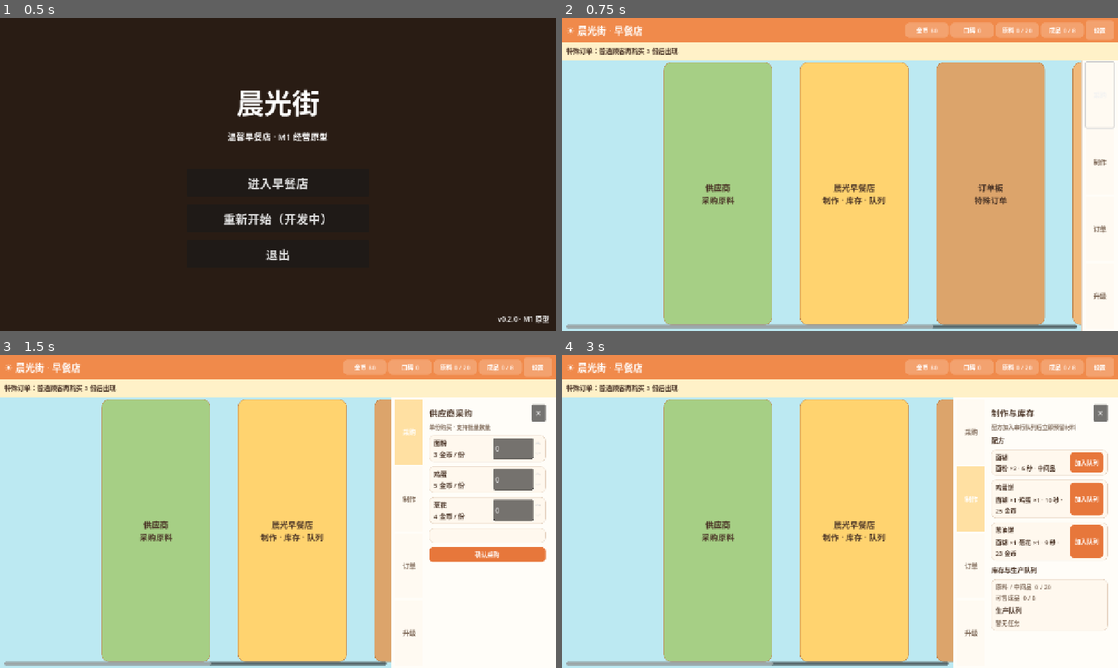
Above: before the commit, frames 1-4 (two rows, left to right).
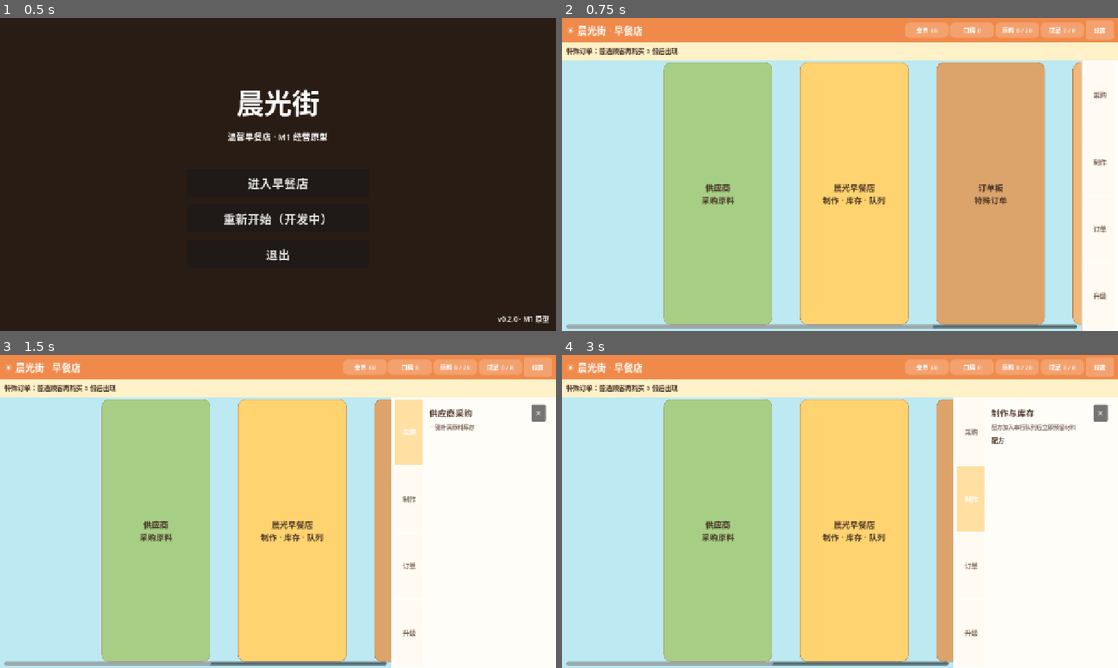
Above: after the commit, the same moments.

Repository: duchengwen1030531699-cmd/2d-game
Game: Godot game, scene res://scenes/menus/main_menu.tscn
Two runs of this game, one before a commit and one after it. Both use one fixed random seed, a clock stepped at 60 frames per second and the inputs below.
Inputs:
- Up to frame 1 (0.5 s): no input
- Up to frame 2 (0.75 s): click "进入早餐店" at 0.5 s
- Up to frame 3 (1.5 s): click "采购" at 1.25 s
- Up to frame 4 (3 s): click "采购" at 2 s; click "制作" at 2.75 s

Frame 1 is identical in both runs. In frame 2, 0.1% of the frame differs, in the area x 94-100%, y 13-36%; in frame 3, 3.4%, in the area x 77-99%, y 22-67%; in frame 4, 3.3%.
Error after the commit: Parse Error: Cannot infer the type of "cost" variable because the value doesn't have a set type. (res://scripts/autoload/game_manager.gd:88)

Commit message:
refactor(m1): simplify purchase to one-click batch fill

Diff:
--- a/scripts/autoload/catalog.gd
+++ b/scripts/autoload/catalog.gd
@@ -5,6 +5,7 @@
 const ORDER_UNLOCK_SALES := 3
 const ORDER_DURATION := 120.0
 const ORDER_REFRESH_DELAY := 90.0
+const PURCHASE_BATCH := 10
 
 const INGREDIENTS := {
 	"flour": {"name": "面粉", "price": 3},
--- a/scripts/autoload/game_manager.gd
+++ b/scripts/autoload/game_manager.gd
@@ -51,6 +51,8 @@
 
 
 func purchase(items: Dictionary) -> bool:
+	if items.is_empty():
+		return _fail("请先选择需要采购的原料")
 	var total_cost := 0
 	var total_quantity := 0
 	for item_id in items:
@@ -70,6 +72,33 @@
 	_state["coins"] -= total_cost
 	_commit("采购完成，原料已进入库存")
 	return true
+
+
+func purchase_batch() -> bool:
+	var to_buy := {}
+	var total_cost := 0
+	for item_id in Catalog.INGREDIENTS:
+		var current := int(_state["stock"].get(item_id, 0))
+		var capacity := Catalog.material_capacity(_state)
+		var space := capacity - _material_count()
+		if space <= 0:
+			continue
+		var batch := min(Catalog.PURCHASE_BATCH, space)
+		var price := int(Catalog.INGREDIENTS[item_id]["price"])
+		var cost := price * batch
+		if cost > int(_state["coins"]):
+			var affordable := int(_state["coins"]) / price
+			if affordable <= 0:
+				continue
+			batch = affordable
+			cost = price * batch
+		if batch <= 0:
+			continue
+		to_buy[item_id] = batch
+		total_cost += cost
+	if to_buy.is_empty():
+		return _fail("金币不足或库存已满")
+	return purchase(to_buy)
 
 
 func enqueue_recipe(recipe_id: String) -> bool:
--- a/scripts/main.gd
+++ b/scripts/main.gd
@@ -8,7 +8,6 @@
 const COLOR_LINE := Color("e6d5c4")
 
 var _active_page := "none"
-var _purchase_quantities := {"flour": 0, "egg": 0, "scallion": 0}
 var _nav_buttons: Dictionary = {}
 var _coins_label: Label
 var _reputation_label: Label
@@ -196,32 +195,28 @@
 
 
 func _build_purchase_page() -> void:
-	_page_body.add_child(_page_heading("供应商采购", "单份购买 · 支持批量数量"))
+	_page_body.add_child(_page_heading("供应商采购", "一键补满原料库存"))
+	var state := GameManager.get_state()
 	for item_id in Catalog.INGREDIENTS:
 		var row := HBoxContainer.new()
 		row.add_theme_constant_override("separation", 10)
 		var info := _label("%s\n%d 金币 / 份" % [Catalog.INGREDIENTS[item_id]["name"], Catalog.INGREDIENTS[item_id]["price"]], 15, COLOR_BROWN)
 		info.size_flags_horizontal = Control.SIZE_EXPAND_FILL
 		row.add_child(info)
-		var spin := SpinBox.new()
-		spin.min_value = 0
-		spin.max_value = 99
-		spin.step = 1
-		spin.value = _purchase_quantities[item_id]
-		spin.custom_minimum_size = Vector2(110, 0)
-		spin.value_changed.connect(_set_purchase_quantity.bind(item_id))
-		row.add_child(spin)
+		var current := int(state["stock"].get(item_id, 0))
+		var stock_label := _label("库存 %d" % current, 14, COLOR_MUTED)
+		stock_label.name = "StockLabel"
+		row.add_child(stock_label)
 		_page_body.add_child(_card(row))
 	var summary := _label("", 15, COLOR_MUTED)
 	summary.name = "PurchaseSummary"
 	_page_body.add_child(_card(summary))
-	var confirm := _action_button("确认采购")
-	confirm.pressed.connect(func() -> void:
-		if GameManager.purchase(_purchase_quantities):
-			_purchase_quantities = {"flour": 0, "egg": 0, "scallion": 0}
+	var batch := _action_button("补满采购")
+	batch.pressed.connect(func() -> void:
+		if GameManager.purchase_batch():
 			_rebuild_active_page()
 	)
-	_page_body.add_child(confirm)
+	_page_body.add_child(batch)
 	_refresh_purchase_summary()
 
 
@@ -231,17 +226,9 @@
 	var summary := _page_body.find_child("PurchaseSummary", true, false) as Label
 	if summary == null:
 		return
-	var quantity := 0
-	var total := 0
-	for item_id in _purchase_quantities:
-		quantity += int(_purchase_quantities[item_id])
-		total += int(_purchase_quantities[item_id]) * int(Catalog.INGREDIENTS[item_id]["price"])
-	summary.text = "已选 %d 份 · 合计 %d 金币" % [quantity, total]
-
-
-func _set_purchase_quantity(value: float, item_id: String) -> void:
-	_purchase_quantities[item_id] = int(value)
-	_refresh_purchase_summary()
+	var state := GameManager.get_state()
+	var space := Catalog.material_capacity(state) - _material_count(state)
+	summary.text = "当前剩余容量 %d" % max(0, space)
 
 
 func _build_craft_page() -> void:
Not shown, changed: docs/M1_BALANCE.md
Not shown, changed: docs/M1_UI_FLOW.md
